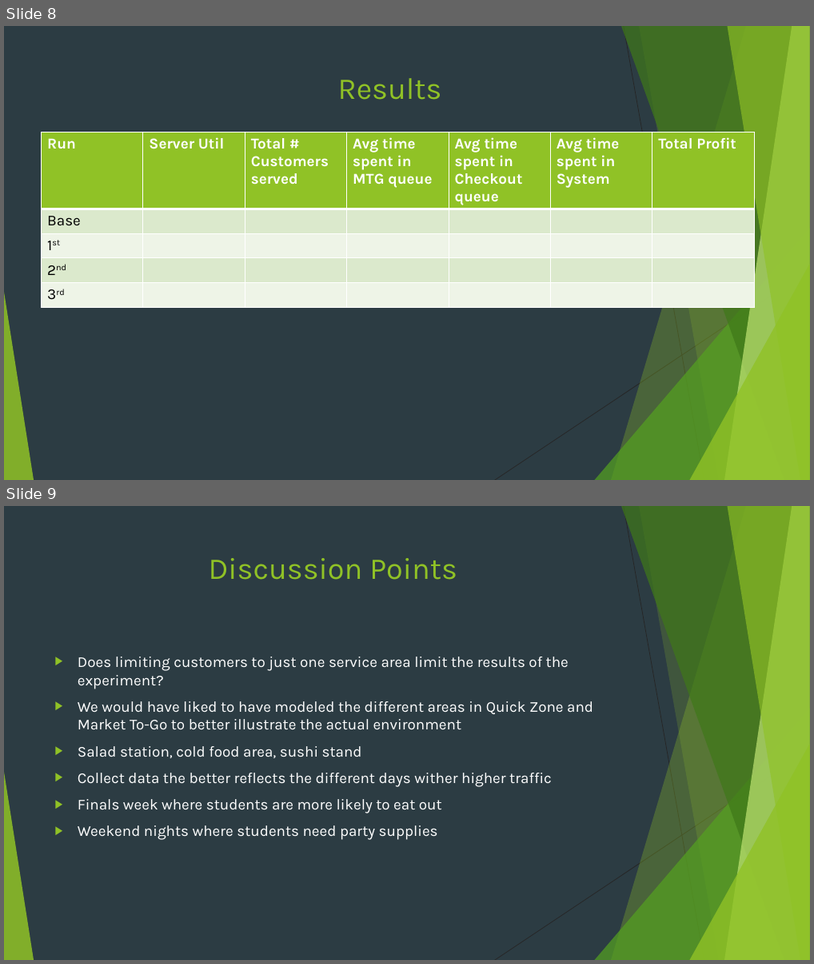
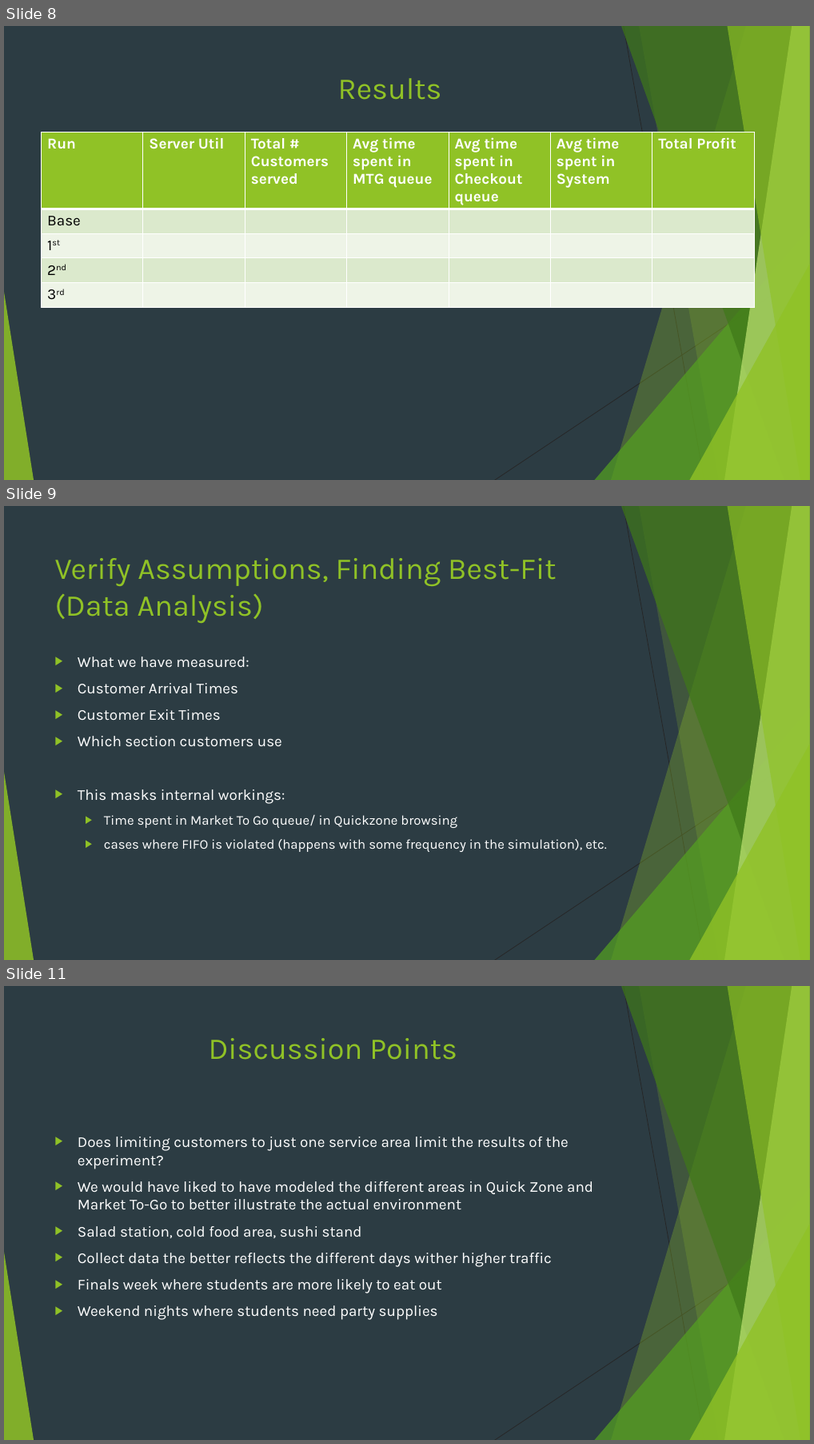
Before and after one commit to mshanoudy/CS1538-Project, a slide deck: SimPres.pptx. Shown one above the other, each under a label of ours: slides 8 and 9 before the commit, slides 8, 9 and 11 after it; the slides between them are not shown. The pictures are 814x964 and 814x1444 pixels, drawn with LibreOffice and Linux fonts; fonts in the diff are those of the drawing. Boxes give left, top, right and bottom in pixels: in the first picture for what was removed or moved away, otherwise in the second. Text is boxed around its words. In the diff, an @@ line names an element or a change of style, - is before the commit and + after.

Commit message:
Added some stuff about verifying assumptions
I’m neurotic, and this will be a ton of work in practice

```diff
--- a/SimPres.pptx
+++ b/SimPres.pptx
@@ slide 9 added at (x1=4, y1=506, x2=810, y2=960), background #2C3C43; not listed: 10 template elements that a slide beside it also shows @@
@@ title added at (x1=55, y1=558, x2=556, y2=623), 36 pt, text #90C226 @@
+Verify Assumptions, Finding Best-Fit (Data Analysis)
@@ text added at (x1=78, y1=656, x2=607, y2=852), 16 pt, text #FFFFFF @@
+▶ What we have measured:
+▶ Customer Arrival Times
+▶ Customer Exit Times
+▶ Which section customers use
+▶ This masks internal workings:
+  ▶ Time spent in Market To Go queue/ in Quickzone browsing
+  ▶ cases where FIFO is violated (happens with some frequency in the simulation), etc.
@@ what was slide 9 is now slide 11 @@
```
Also in this commit, not shown: 2 slides changed, 1 other slide added.
